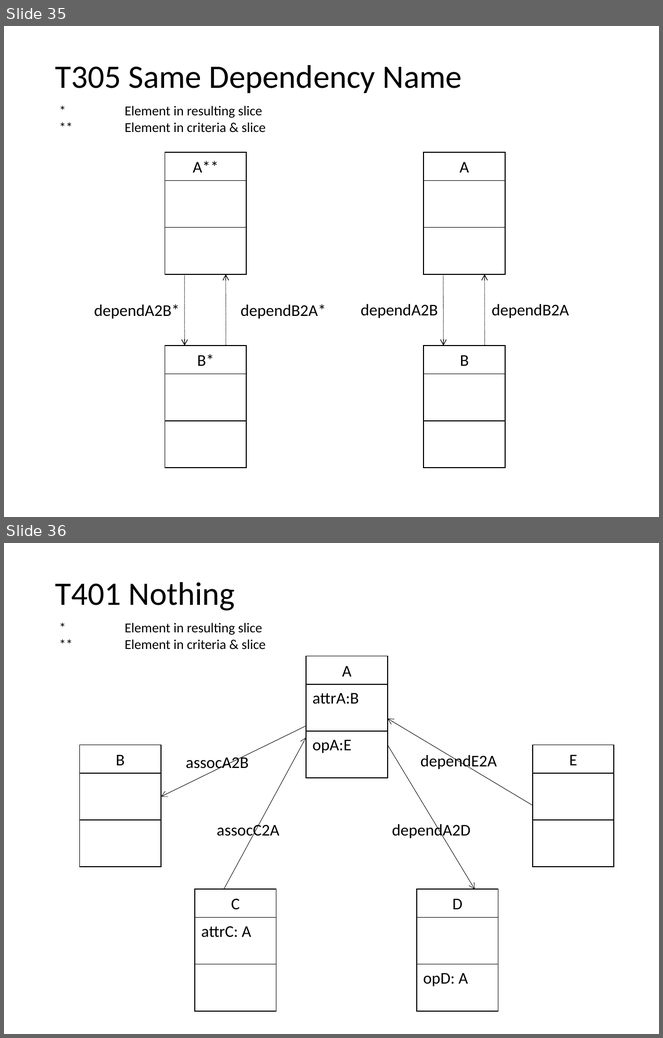
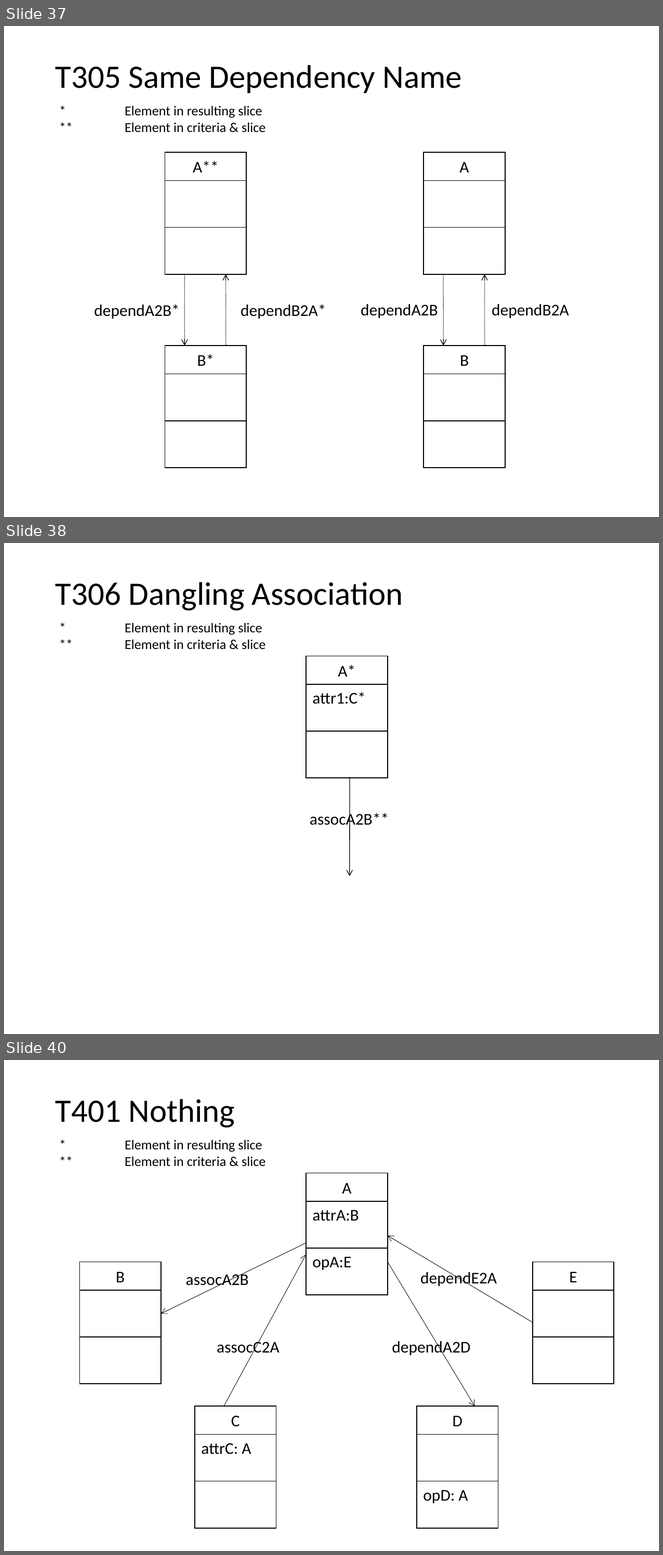
Before and after one commit to nlsfung/MMINT_Examples, a slide deck: CDSliceTestSuite/TestSuite.ppt. Shown one above the other, each under a label of ours: slides 35 and 36 before the commit, slides 37, 38 and 40 after it; the slides between them are not shown. The pictures are 663x1038 and 663x1555 pixels, drawn with LibreOffice and Linux fonts; fonts in the diff are those of the drawing. Boxes give left, top, right and bottom in pixels: in the first picture for what was removed or moved away, otherwise in the second. Text is boxed around its words. In the diff, an @@ line names an element or a change of style, - is before the commit and + after.

```diff
--- a/CDSliceTestSuite/TestSuite.ppt
+++ b/CDSliceTestSuite/TestSuite.ppt
@@ slide 38 added at (4, 543, 659, 1034), background #FFFFFF; not listed: 1 template element that a slide beside it also shows @@
@@ text added at (55, 582, 403, 611), 36 pt, text #000000 @@
+T306 Dangling Association
@@ rectangle added at (306, 656, 387, 684), fill #FFFFFF, outline #000000 0.94 pt, 18 pt, text #000000 @@
+A*
@@ rectangle added at (306, 684, 387, 732), fill #FFFFFF, outline #000000 0.94 pt, 18 pt, text #000000 @@
+attr1:C*
@@ rectangle added at (306, 731, 387, 778), fill #FFFFFF, outline #000000 0.94 pt @@
@@ arrow added from (350, 777) to (350, 876), #000000 0.74 pt @@
@@ text added at (310, 811, 389, 829), 18 pt, text #000000 @@
+assocA2B**
@@ what was slide 35 is now slide 37 @@
@@ what was slide 36 is now slide 40 @@
```
Also in this commit, not shown: 6 slides changed, 3 other slides added, 21 other files.
